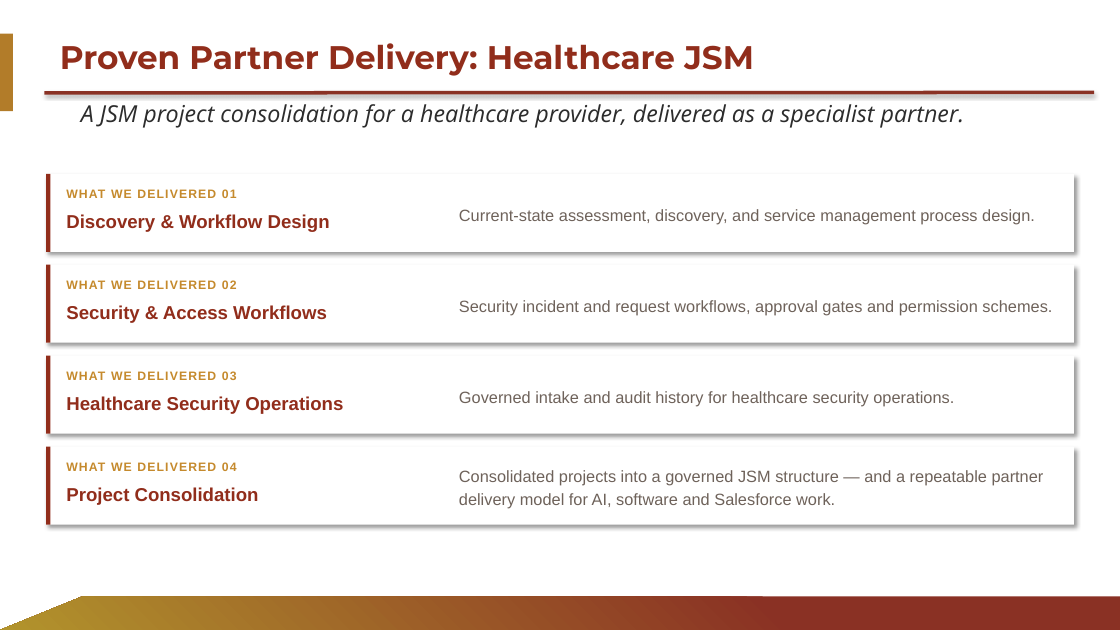
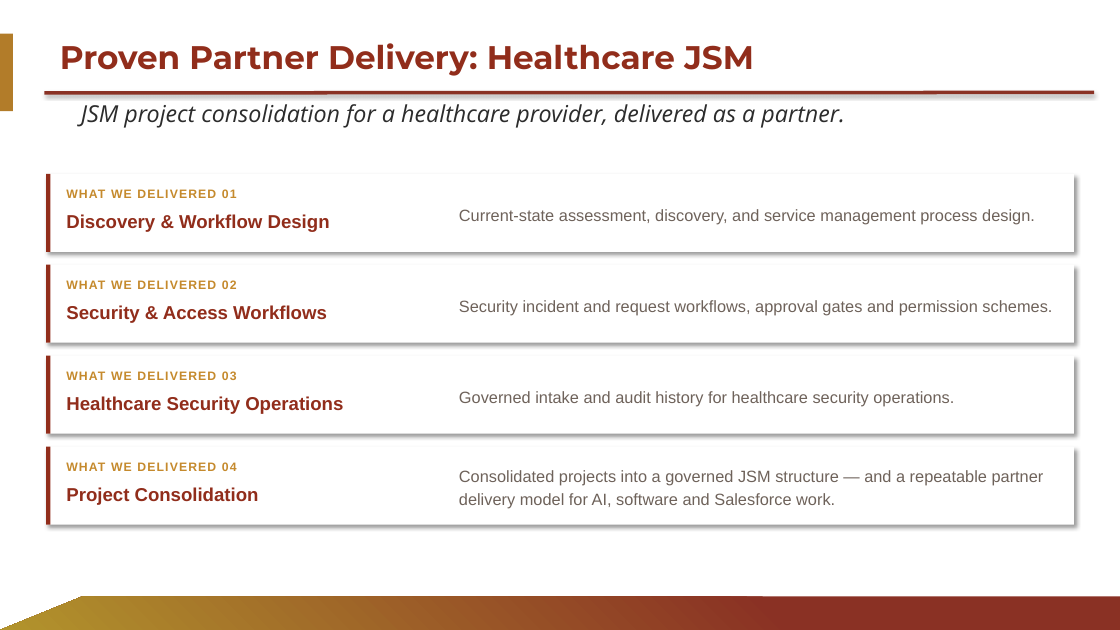
Before and after one commit to liza212/Test, a slide deck: slide 14 of decks/Palni_Capabilities_Partner.pptx. Drawn at 1120x630 pixels with LibreOffice and Linux fonts; fonts in the diff are those of the drawing; background and template pictures are left out. Boxes give left, top, right and bottom in pixels: in the first picture for what was removed or moved away, otherwise in the second. Text is boxed around its words. In the diff, an @@ line names an element or a change of style, - is before the commit and + after.

```diff
--- a/decks/Palni_Capabilities_Partner.pptx
+++ b/decks/Palni_Capabilities_Partner.pptx
@@ text at (81,104,845,128): text changed @@
-A JSM project consolidation for a healthcare provider, delivered as a specialist partner.
+JSM project consolidation for a healthcare provider, delivered as a partner.
```
